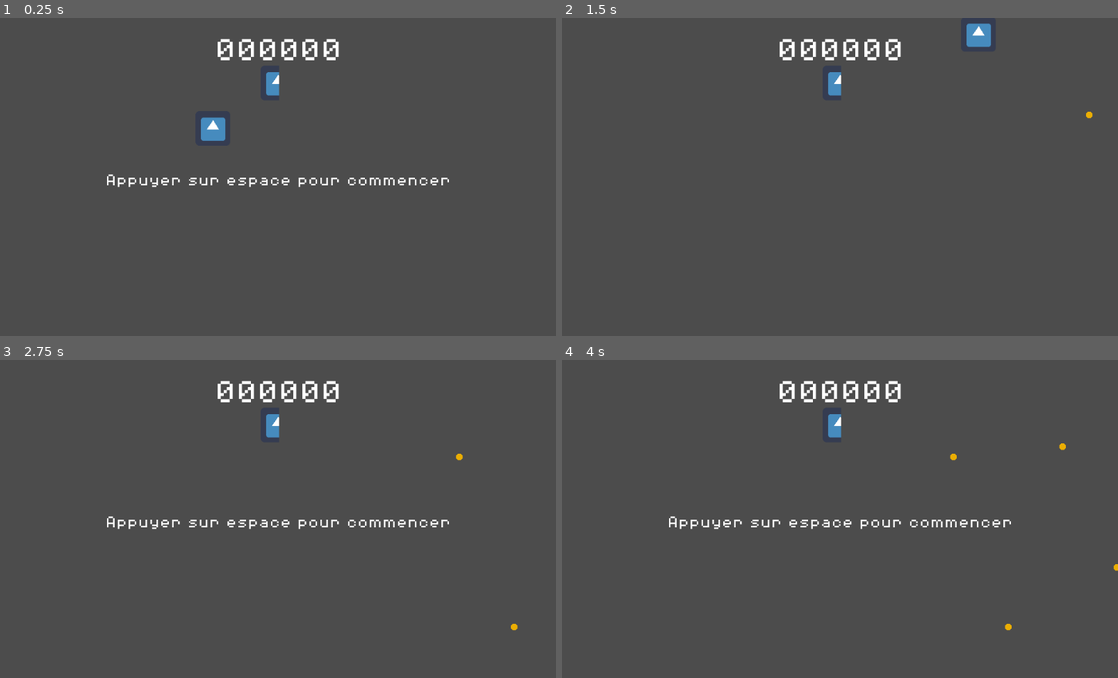
Above: before the commit, frames 1-4 (two rows, left to right).
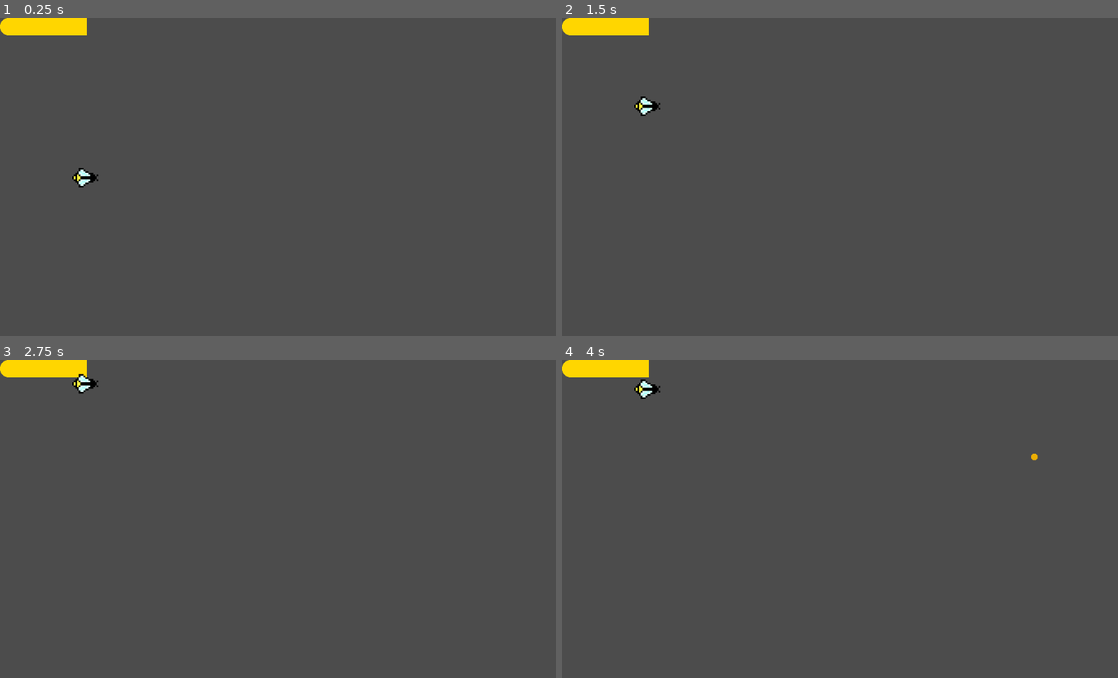
Above: after the commit, the same moments.

Repository: EventOrizonStudio/pollenPower
Game: Godot game, scene res://Scene/Game.tscn
Two runs of this game, one before a commit and one after it. Both use one fixed random seed, a clock stepped at 60 frames per second and the inputs below. Before the commit the project has no main scene; this scene is started directly in both runs. The engine's default icon, where the game draws it, is replaced by a stand-in: a white triangle on a blue panel in a dark square.
Inputs:
- Up to frame 1 (0.25 s): no input
- Up to frame 2 (1.5 s): tap Space (ui_select) at 0.5, 0.77 s
- Up to frame 3 (2.75 s): tap Space (ui_select) at 1.52, 2 s
- Up to frame 4 (4 s): tap Space (ui_select) at 2.75, 3.02, 3.77 s

The runs differ from the first frame. In frame 1, 2.9% of the frame differs, in the area x 0-81%, y 0-54%; in frame 2, 2.2%; in frame 3, 2.6%; in frame 4, 2.7%.

Commit message:
add pollen progress

Diff:
--- /dev/null
+++ b/Scene/Game.gd
@@ -0,0 +1,16 @@
+extends Node
+
+# Declare member variables here. Examples:
+var score = 0
+
+# Called when the node enters the scene tree for the first time.
+func _ready():
+	pass # Replace with function body.
+
+# Called every frame. 'delta' is the elapsed time since the previous frame.
+#func _process(delta):
+#	pass
+
+
+func _on_DeathZone_area_entered(area):
+	get_tree().paused = true
--- a/Scene/Game.tscn
+++ b/Scene/Game.tscn
@@ -1,14 +1,30 @@
-[gd_scene load_steps=4 format=2]
+[gd_scene load_steps=6 format=2]
 
-[ext_resource path="res://Scene/PollenPop.tscn" type="PackedScene" id=1]
-[ext_resource path="res://Scene/Nabeille.tscn" type="PackedScene" id=2]
-[ext_resource path="res://Scene/Guy.tscn" type="PackedScene" id=3]
+[ext_resource path="res://Scene/Game.gd" type="Script" id=1]
+[ext_resource path="res://Scene/Guy.tscn" type="PackedScene" id=2]
+[ext_resource path="res://Scene/PollenPop.tscn" type="PackedScene" id=3]
+[ext_resource path="res://Scene/Nabeille.tscn" type="PackedScene" id=4]
+
+[sub_resource type="RectangleShape2D" id=1]
+extents = Vector2( 563.95, 30.3017 )
 
 [node name="Game" type="Node"]
+script = ExtResource( 1 )
 
-[node name="PollenPop" parent="." instance=ExtResource( 1 )]
+[node name="Guy" parent="." instance=ExtResource( 2 )]
+
+[node name="PollenPop" parent="." instance=ExtResource( 3 )]
 position = Vector2( 1022, 2 )
 
-[node name="Nabeille" parent="." instance=ExtResource( 2 )]
+[node name="Nabeille" parent="." instance=ExtResource( 4 )]
+position = Vector2( 157, 285 )
 
-[node name="Guy" parent="Nabeille" instance=ExtResource( 3 )]
+[node name="DeathZone" type="Area2D" parent="."]
+editor/display_folded = true
+position = Vector2( 517.133, 0.902496 )
+
+[node name="CollisionShape2D" type="CollisionShape2D" parent="DeathZone"]
+position = Vector2( -6.3175, 629.945 )
+shape = SubResource( 1 )
+
+[connection signal="area_entered" from="DeathZone" to="." method="_on_DeathZone_area_entered"]
--- a/Scene/Guy.tscn
+++ b/Scene/Guy.tscn
@@ -1,49 +1,12 @@
-[gd_scene load_steps=5 format=2]
+[gd_scene load_steps=2 format=2]
 
-[ext_resource path="res://Assets/MyFont.tres" type="DynamicFont" id=1]
-[ext_resource path="res://Script/Label.gd" type="Script" id=2]
-[ext_resource path="res://Assets/MyFont1.tres" type="DynamicFont" id=3]
-[ext_resource path="res://icon.png" type="Texture" id=4]
+[ext_resource path="res://Assets/pollen_progress.png" type="Texture" id=1]
 
 [node name="Guy" type="Node"]
 
-[node name="CenterContainer" type="CenterContainer" parent="."]
-margin_right = 1024.0
-margin_bottom = 601.0
-
-[node name="Label" type="Label" parent="CenterContainer"]
-margin_left = 194.0
-margin_top = 289.0
-margin_right = 830.0
-margin_bottom = 312.0
-custom_fonts/font = ExtResource( 1 )
-text = "Appuyer sur espace pour commencer"
-script = ExtResource( 2 )
-
-[node name="Timer" type="Timer" parent="."]
-autostart = true
-
-[node name="CenterContainer2" type="CenterContainer" parent="."]
-margin_right = 1025.0
-margin_bottom = 123.0
-
-[node name="Label2" type="Label" parent="CenterContainer2"]
-margin_left = 395.0
-margin_top = 39.0
-margin_right = 629.0
-margin_bottom = 84.0
-custom_fonts/font = ExtResource( 3 )
-text = "000000"
-align = 1
-valign = 1
-
-[node name="TextureProgress" type="TextureProgress" parent="CenterContainer2/Label2"]
-margin_left = 85.0
-margin_top = 48.52
-margin_right = 149.0
-margin_bottom = 112.52
+[node name="TextureProgress" type="TextureProgress" parent="."]
+margin_right = 118.0
+margin_bottom = 32.0
 step = 0.0
-
-value = 53.12
-texture_progress = ExtResource( 4 )
-[connection signal="timeout" from="Timer" to="CenterContainer/Label" method="onTimerTimeout"]
+value = 50.0
+texture_progress = ExtResource( 1 )
--- a/Scene/Nabeille.tscn
+++ b/Scene/Nabeille.tscn
@@ -1,22 +1,25 @@
 [gd_scene load_steps=4 format=2]
 
 [ext_resource path="res://Script/Nabeille.gd" type="Script" id=1]
-[ext_resource path="res://icon.png" type="Texture" id=2]
+[ext_resource path="res://Assets/bee.png" type="Texture" id=2]
 
 [sub_resource type="CapsuleShape2D" id=1]
-radius = 40.7631
-height = 11.6971
+radius = 18.7368
+height = 12.2405
 
 [node name="Nabeille" type="Area2D"]
-position = Vector2( 317.075, 193.857 )
+rotation = 1.5708
 script = ExtResource( 1 )
 __meta__ = {
 "_edit_group_": true
 }
+jumpSpeed = 5
 
 [node name="Sprite" type="Sprite" parent="."]
+scale = Vector2( 0.3, 0.3 )
 texture = ExtResource( 2 )
 
 [node name="CollisionShape2D" type="CollisionShape2D" parent="."]
-position = Vector2( 0.188232, 0 )
 shape = SubResource( 1 )
+
+[connection signal="area_entered" from="." to="." method="_on_Nabeille_area_entered"]
--- a/Scene/Pollen.gd
+++ b/Scene/Pollen.gd
@@ -1,6 +1,9 @@
 extends Area2D
+class_name Pollen
 
 export(int, 0, 200) var velX = 100
 
+signal nabeille_entered
+
 func _process(delta):
 	position.x -= velX * delta
--- a/Scene/Pollen.tscn
+++ b/Scene/Pollen.tscn
@@ -8,6 +8,7 @@
 
 [node name="Pollen" type="Area2D"]
 script = ExtResource( 1 )
+velX = 150
 
 [node name="Sprite" type="Sprite" parent="."]
 texture = ExtResource( 2 )
--- a/Scene/PollenPop.tscn
+++ b/Scene/PollenPop.tscn
@@ -18,6 +18,7 @@
 rotation = 1.56912
 
 [node name="PopTimer" type="Timer" parent="."]
+wait_time = 3.0
 autostart = true
 
 [connection signal="timeout" from="PopTimer" to="." method="_on_PopTimer_timeout"]
--- a/Script/Nabeille.gd
+++ b/Script/Nabeille.gd
@@ -3,10 +3,14 @@
 # Declare member variables here. Examples:
 export(int, 0, 10) var gravityIntensity = 5
 export(int, 0, 10) var jumpSpeed = 10
-export(int, 0, 10) var horizontalSpeed = 5
 export(int, 0, 10) var maxVel = 5
+export(int, 1000, 10000) var max_pollen = 5000
+
 onready var vel = Vector2()
-# var b = "text"
+onready var pollen = max_pollen
+
+signal grab_pollen
+signal pollen_changed
 
 # Called when the node enters the scene tree for the first time.
 func _ready():
@@ -18,5 +22,17 @@
 		vel.y -= jumpSpeed
 		vel.y = clamp(vel.y,-maxVel,maxVel)
 	vel.y += gravityIntensity * delta
-	vel.x = horizontalSpeed
 	position += vel
+
+	if position.y < 0:
+		position.y = 0
+		vel.y = 0
+
+func set_pollen(pollen):
+	self.pollen = pollen
+	emit_signal("pollen_changed", pollen)
+
+func _on_Nabeille_area_entered(area):
+	if area is Pollen:
+		area.queue_free()
+		emit_signal("grab_pollen")
--- a/project.godot
+++ b/project.godot
@@ -8,14 +8,20 @@
 
 config_version=4
 
-_global_script_classes=[  ]
+_global_script_classes=[ {
+"base": "Area2D",
+"class": "Pollen",
+"language": "GDScript",
+"path": "res://Scene/Pollen.gd"
+} ]
 _global_script_class_icons={
-
+"Pollen": ""
 }
 
 [application]
 
 config/name="PollenPowers"
+run/main_scene="res://Scene/Game.tscn"
 config/icon="res://icon.png"
 
 [rendering]
Binary file added: Assets/pollen_progress.png
Not shown, added: Assets/pollen_progress.png.import
